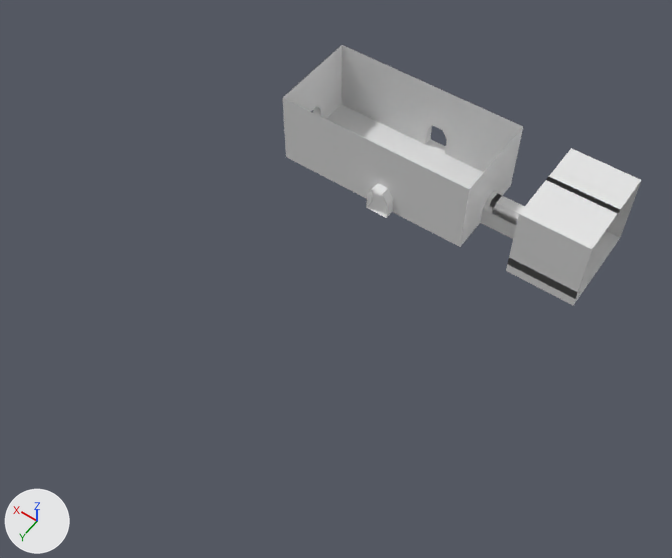
An edit to the FBX model Meshes/Levels/webbiesworld.fbx, drawn before and after from the same camera.
One viewpoint serves both versions: a 50 mm camera at (-36.8, 58.7, 68.6) aimed at (-5.0, 14.2, -1.4). Arrows for +X, +Y and +Z are at lower left; the lights stay in place. The first picture is the older version.
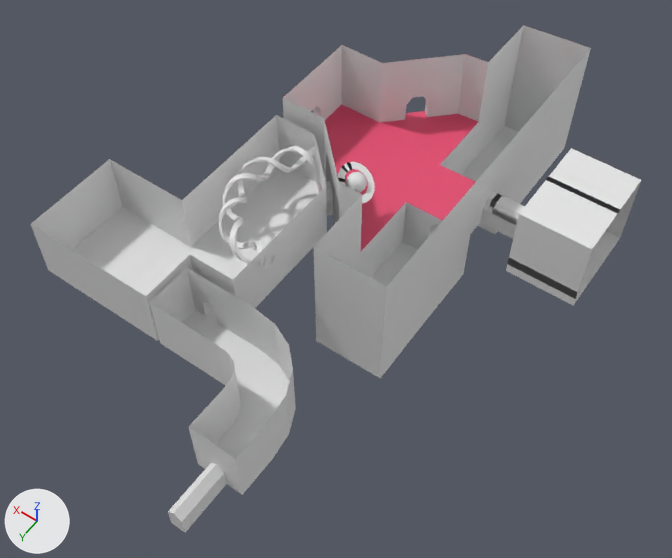
Boxes (x1, y1, x2, y2) around the edits, measured in the pictures (672 x 558 px):
'Foyer', added
    after: (283, 25, 591, 378)
    faces in mat_material (white #e7e7e7): (283, 25, 591, 378)
    faces in mat_brick2 (red #e74d72): (325, 105, 478, 251)
'Science Area', added
    after: (31, 115, 327, 341)
    faces in mat_material (white #e7e7e7): (31, 115, 327, 341)
    faces in mat_carpet (white #e7e7e7): (73, 167, 318, 323)
'Cube', deleted
    before: (283, 45, 523, 247)
'Biology Exhibit', added
    after: (150, 267, 296, 532)
    faces in mat_material (white #e7e7e7): (150, 267, 296, 532)
    faces in mat_carpet (white #e7e7e7): (182, 310, 290, 459)
'DNA Strand', added
    after: (218, 146, 316, 267)
'Saturn', added
    after: (338, 162, 375, 203)

The change, as a list of edits to the scene's bpy script:
```text
Add mat_carpet:
    mat_carpet = principled_material('Carpet')
    mat_carpet.base_color = (0.8, 0.8, 0.8)  # white #e7e7e7
Add mat_brick2:
    mat_brick2 = principled_material('Brick2')
    mat_brick2.base_color = (0.8, 0.0745, 0.168)  # red #e74d72
Add me_cube_010:
    me_cube_010.from_pydata(...)  # 520 vertices, 512 faces; spans x -8.11..1.24, y 0.1..14.97, z -1.25..1.25
Add me_cube_009:
    me_cube_009.from_pydata(...)  # 123 vertices, 106 faces; spans x -12.2..2.8, y 25.4..42.0, z 0.0..6.1
    # faces by material slot: [62, 44]
    me_cube_009.materials.append(mat_material)  # white #e7e7e7
    me_cube_009.materials.append(mat_carpet)  # white #e7e7e7
Add me_cube_002:
    me_cube_002.from_pydata(...)  # 58 vertices, 47 faces; spans x -1.6..17.0, y 6.1..29.9, z 0.0..6.6
    # faces by material slot: [35, 12]
    me_cube_002.materials.append(mat_material)  # white #e7e7e7
    me_cube_002.materials.append(mat_carpet)  # white #e7e7e7
Add me_cube_1:
    me_cube_1.from_pydata(...)  # 284 vertices, 261 faces; spans x -16.0..9.0, y -19.4..18.5, z -6.1..8.0
    # faces by material slot: [219, 42]
    me_cube_1.materials.append(mat_material)  # white #e7e7e7
    me_cube_1.materials.append(mat_brick2)  # red #e74d72
Add me_cube_008:
    me_cube_008.from_pydata(...)  # 274 vertices, 272 faces; spans x -4.74..-0.89, y 5.86..9.95, z 4.2..6.2
    me_cube_008.materials.append(mat_material)  # white #e7e7e7
Remove ob_cube:
    ob_cube = bpy.data.objects.new('Cube', me_cube)
    ob_cube.location = (0.0, 0.0, 0.0)
Add ob_dna_strand:
    ob_dna_strand = bpy.data.objects.new('DNA Strand', me_cube_010)
    ob_dna_strand.location = (6.1, 6.1, 4.8)
Add ob_biology_exhibit:
    ob_biology_exhibit = bpy.data.objects.new('Biology Exhibit', me_cube_009)
    ob_biology_exhibit.location = (0.0, 0.0, 0.0)
Add ob_science_area:
    ob_science_area = bpy.data.objects.new('Science Area', me_cube_002)
    ob_science_area.location = (0.0, 0.0, 0.0)
Add ob_foyer:
    ob_foyer = bpy.data.objects.new('Foyer', me_cube_1)
    ob_foyer.location = (0.0, 0.0, 0.0)
Add ob_saturn:
    ob_saturn = bpy.data.objects.new('Saturn', me_cube_008)
    ob_saturn.location = (0.0, 0.0, 0.0)
```
